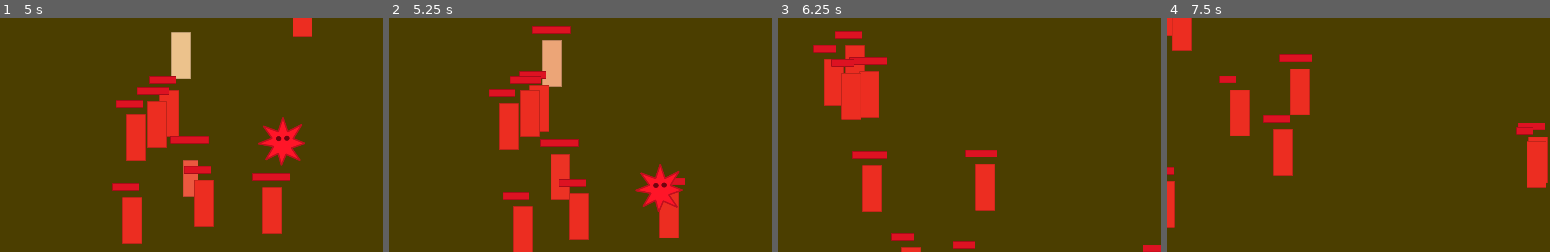
Above: before the commit, frames 1-4 (left to right).
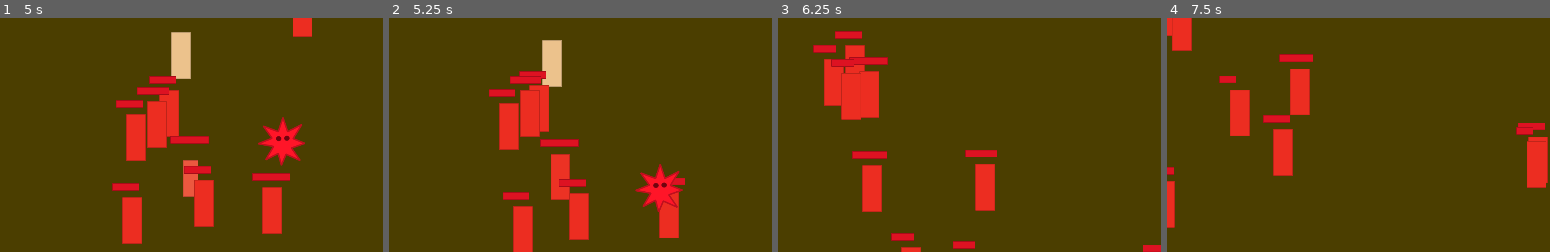
Above: after the commit, the same moments.

Repository: mariothedog/Epidemic-Simulator
Game: Godot game, scene res://Levels/Level 1.tscn
Two runs of this game, one before a commit and one after it. Both use one fixed random seed, a clock stepped at 60 frames per second and the inputs below.
Inputs:
- Up to frame 1 (5 s): hold D (move_right) 0.53-1.28 s; tap Space (infect) every 0.75 s from 0.6 to 4.35 s; hold S (move_down) 1.28-2.03 s; hold D (move_right) 2.03-2.78 s; hold W (move_up) 2.78-3.53 s; hold A (move_left) from 3.53 s (still down)
- Up to frame 2 (5.25 s): release A (move_left) at 5.03 s; hold S (move_down) from 5.03 s (still down); tap Space (infect) at 5.1 s
- Up to frame 3 (6.25 s): release S (move_down) at 5.78 s; hold D (move_right) from 5.78 s (still down); tap Space (infect) at 5.85 s
- Up to frame 4 (7.5 s): release D (move_right) at 6.53 s; hold W (move_up) 6.53-7.28 s; tap Space (infect) at 6.6, 7.35 s; hold D (move_right) from 7.28 s (still down)
The pictures show only the part of the screen within x 12-62%, y 27-77%; the shares and areas given below are measured in that part.

Frame 1 is identical in both runs. In frame 2, 1.2% of the frame differs, in the area x 37-48%, y 3-30%; in frame 3, less than 0.1%; in frame 4, less than 0.1%.

Commit message:
Added spread resistance.

Diff:
--- a/Player/Player.gd
+++ b/Player/Player.gd
@@ -33,3 +33,6 @@
 func _infect(human):
 	if not human.infected:
 		human.infect(false)
+
+func _on_Resistance_Timer_timeout():
+	global.virus_spread_chance -= global.virus_spread_chance * global.virus_spread_resistance
--- a/Player/Player.tscn
+++ b/Player/Player.tscn
@@ -3,9 +3,9 @@
 [ext_resource path="res://Player/Art/Player.png" type="Texture" id=1]
 [ext_resource path="res://Player/Player.gd" type="Script" id=2]
 
+[sub_resource type="CircleShape2D" id=1]
+
 [sub_resource type="CircleShape2D" id=2]
-
-[sub_resource type="CircleShape2D" id=1]
 radius = 30.0
 
 [node name="Player" type="KinematicBody2D"]
@@ -16,10 +16,15 @@
 texture = ExtResource( 1 )
 
 [node name="CollisionShape2D" type="CollisionShape2D" parent="."]
-shape = SubResource( 2 )
+shape = SubResource( 1 )
 
 [node name="Area2D" type="Area2D" parent="."]
 
 [node name="CollisionShape2D2" type="CollisionShape2D" parent="Area2D"]
-shape = SubResource( 1 )
+shape = SubResource( 2 )
+
+[node name="Resistance Timer" type="Timer" parent="."]
+wait_time = 5.0
+autostart = true
 [connection signal="area_entered" from="Area2D" to="." method="_on_Area2D_area_entered"]
+[connection signal="timeout" from="Resistance Timer" to="." method="_on_Resistance_Timer_timeout"]
--- a/global.gd
+++ b/global.gd
@@ -2,3 +2,4 @@
 
 var virus_damage = 10
 var virus_spread_chance = 1
+var virus_spread_resistance = 0.1 # Percentage of virus_spread_chance reduced.
